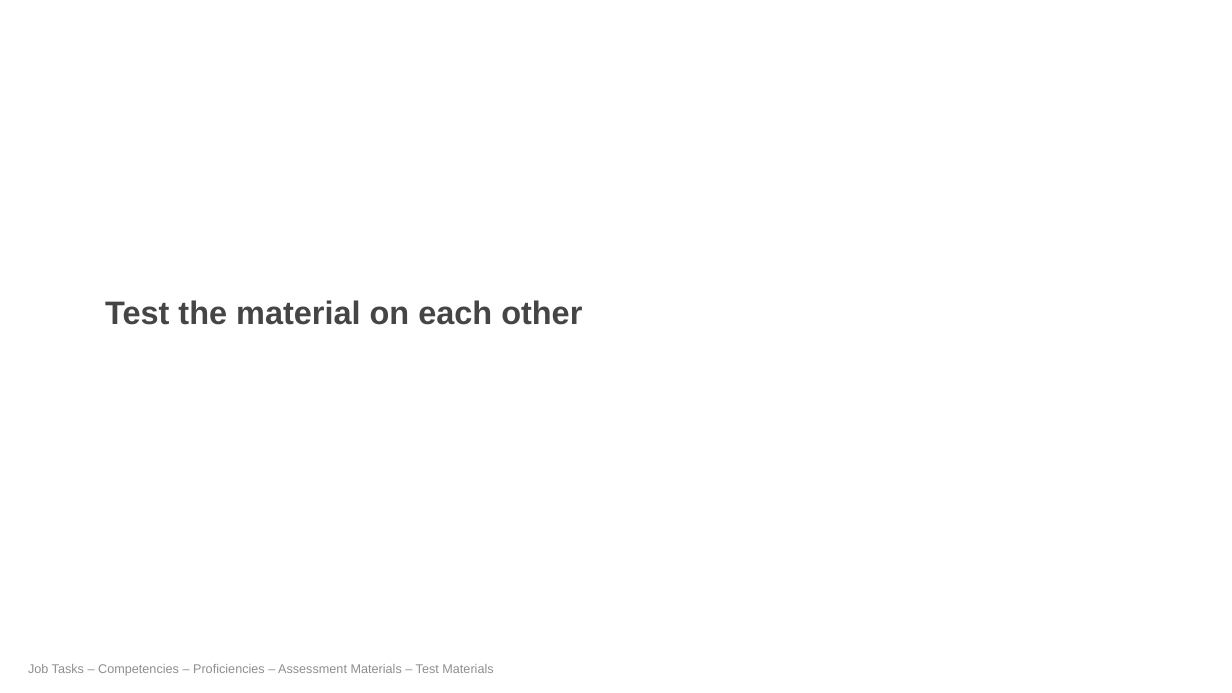
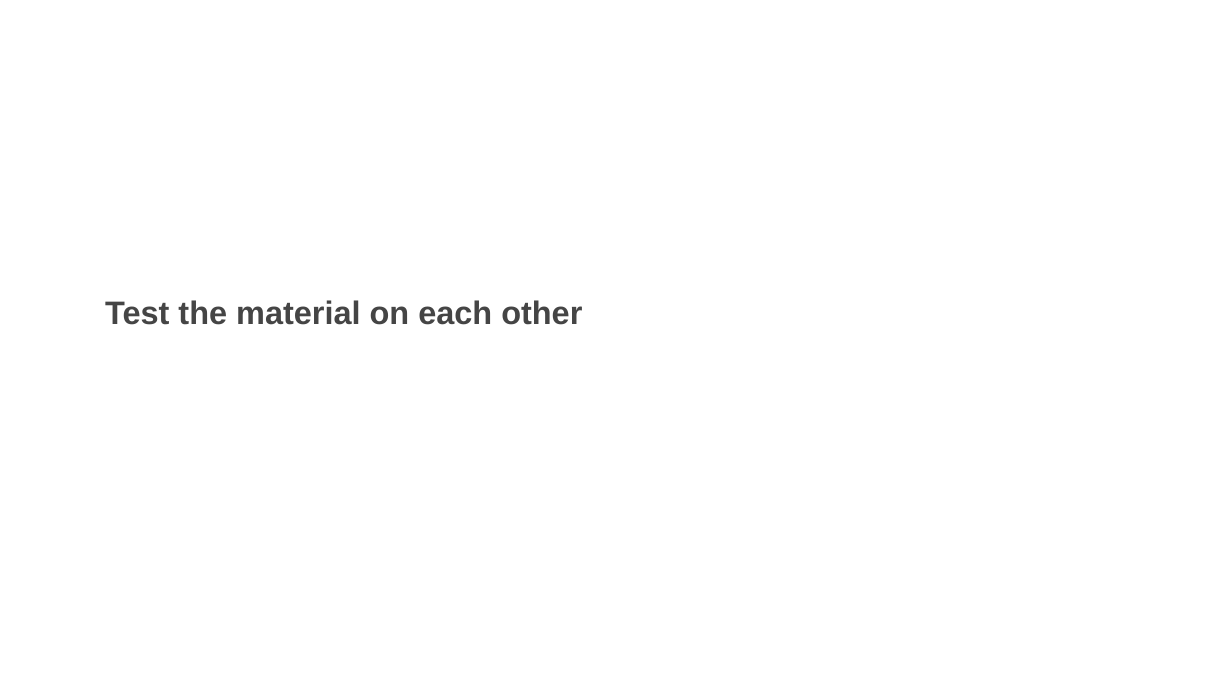
Before and after one commit to usds/SME-QA-Website, a slide deck: slide 48 of toolkit/job-analysis/job-analysis-presentation.pptx. Drawn at 1232x693 pixels with LibreOffice and Linux fonts; fonts in the diff are those of the drawing. Boxes give left, top, right and bottom in pixels: in the first picture for what was removed or moved away, otherwise in the second. Text is boxed around its words. In the diff, an @@ line names an element or a change of style, - is before the commit and + after.

```diff
--- a/toolkit/job-analysis/job-analysis-presentation.pptx
+++ b/toolkit/job-analysis/job-analysis-presentation.pptx
@@ text removed at (28, 664, 493, 676) @@
-Job Tasks – Competencies – Proficiencies – Assessment Materials – Test Materials
```
Also in this commit, not shown: 1 other slide changed.
